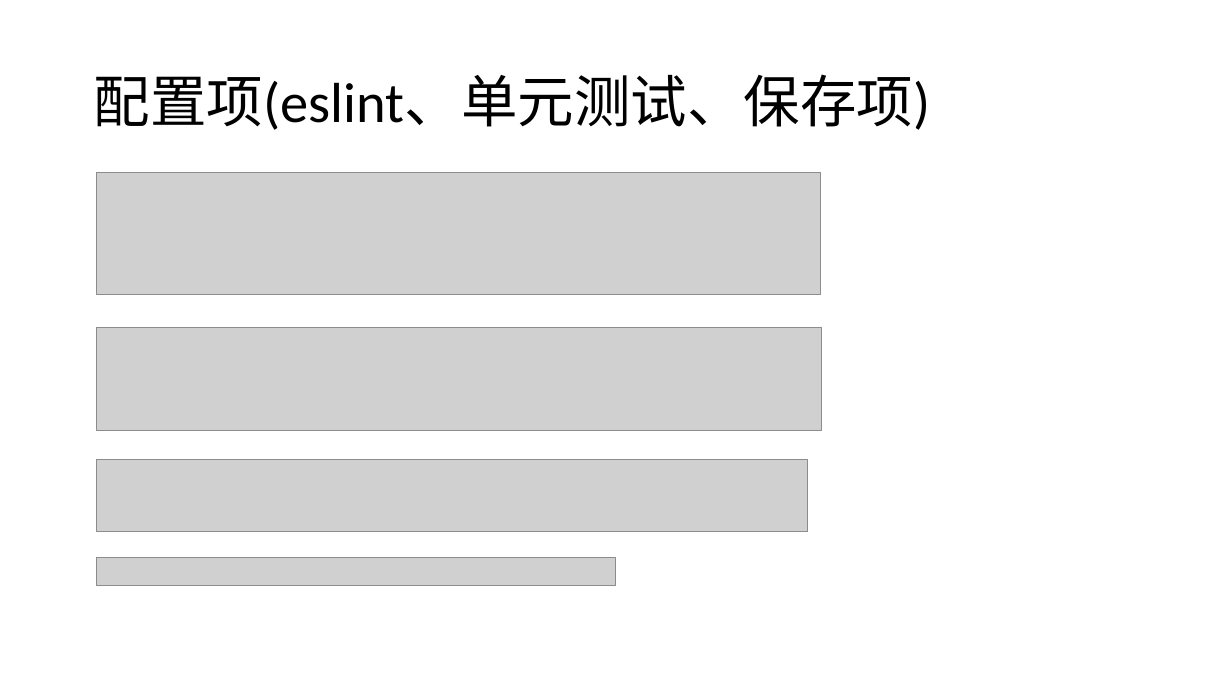
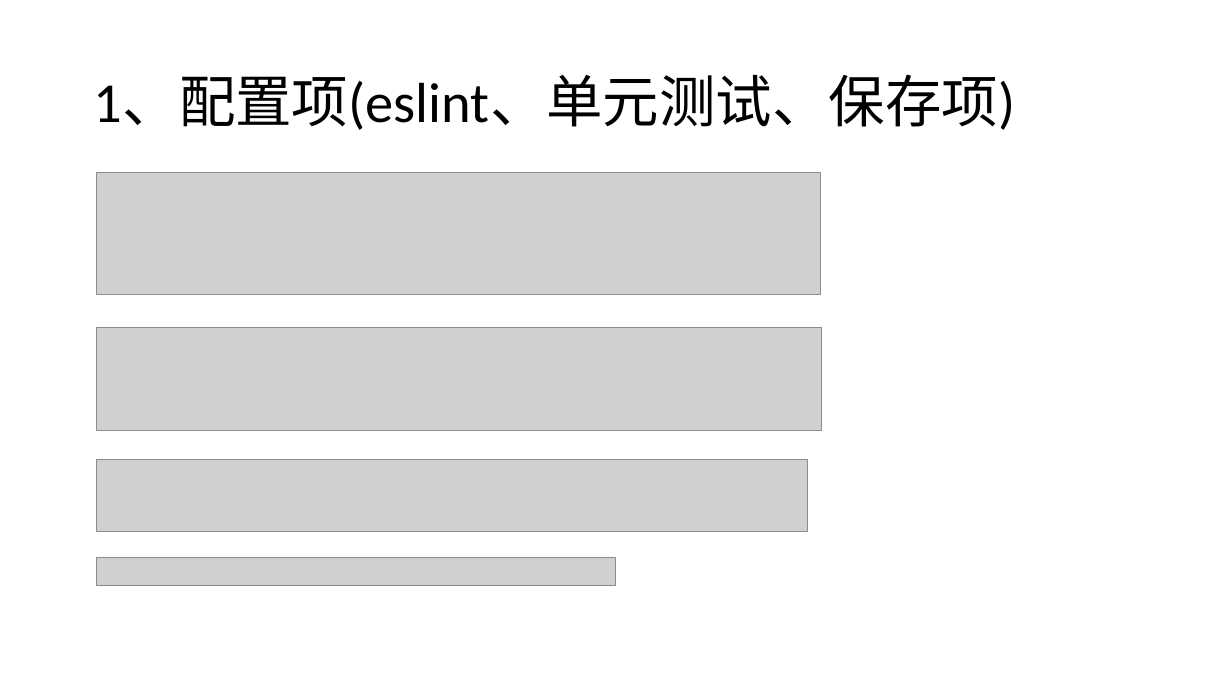
Before and after one commit to liwenxin-jam/vuecli3-starter, a slide deck: slide 5 of doc/vue-cli3.pptx (slide 4 before the commit). Drawn at 1232x693 pixels with LibreOffice and Linux fonts; fonts in the diff are those of the drawing; grey boxes stand for pictures. Boxes give left, top, right and bottom in pixels: in the first picture for what was removed or moved away, otherwise in the second. Text is boxed around its words. In the diff, an @@ line names an element or a change of style, - is before the commit and + after.

```diff
--- a/doc/vue-cli3.pptx
+++ b/doc/vue-cli3.pptx
@@ title at (94, 74, 1016, 130): text changed @@
-配置项(eslint、单元测试、保存项)
+1、配置项(eslint、单元测试、保存项)
```
Also in this commit, not shown: 13 other slides changed, 3 slides added, 6 other files.
